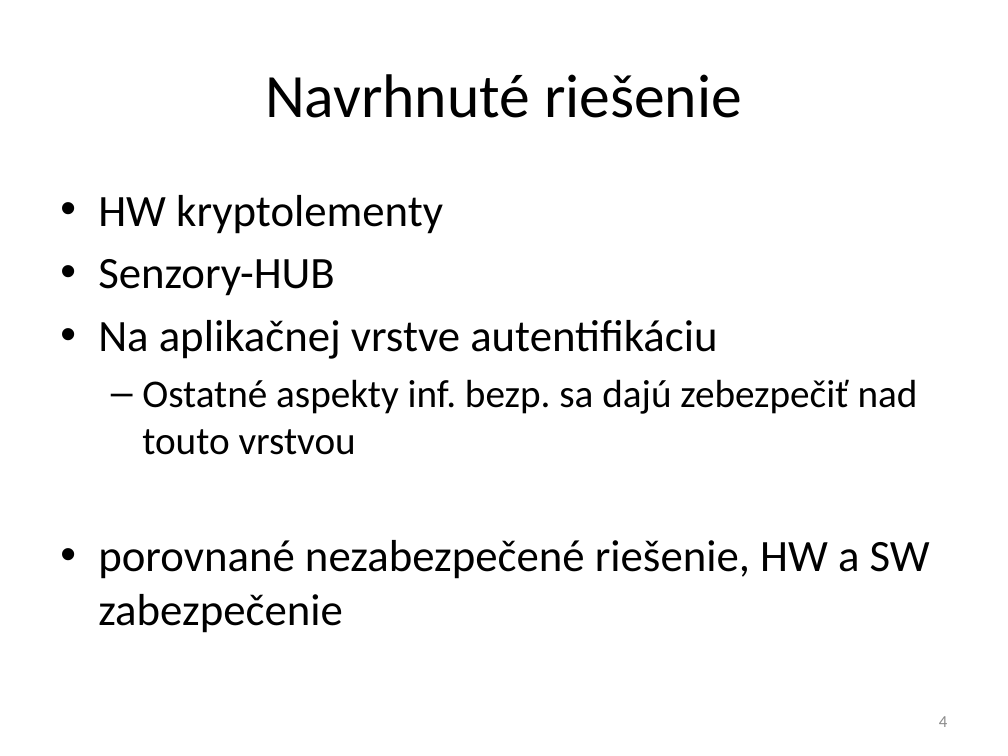
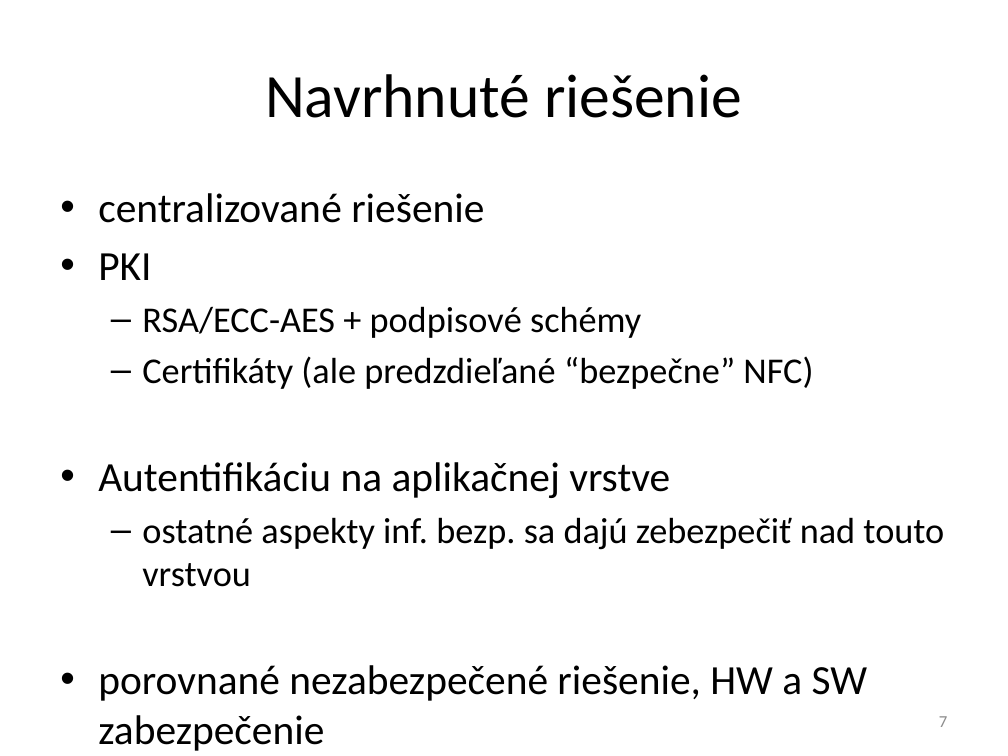
Before and after one commit to javacard-FOSS-applets/nrf6310-pca10007, a slide deck: slide 7 of Obhajoba/xdoubravsky_dp.pptx (slide 4 before the commit). Drawn at 1008x756 pixels with LibreOffice and Linux fonts; fonts in the diff are those of the drawing. Boxes give left, top, right and bottom in pixels: in the first picture for what was removed or moved away, otherwise in the second. Text is boxed around its words. In the diff, an @@ line names an element or a change of style, - is before the commit and + after.

```diff
--- a/Obhajoba/xdoubravsky_dp.pptx
+++ b/Obhajoba/xdoubravsky_dp.pptx
@@ text at [98, 193, 944, 587]: text changed; size 32 to 25.9 pt @@
-• HW kryptolementy
-• Senzory-HUB
-• Na aplikačnej vrstve autentifikáciu
-  – Ostatné aspekty inf. bezp. sa dajú zebezpečiť nad touto vrstvou
+• centralizované riešenie
+• PKI
+  – RSA/ECC-AES + podpisové schémy
+  – Certifikáty (ale predzdieľané “bezpečne” NFC)
+• Autentifikáciu na aplikačnej vrstve
+  – ostatné aspekty inf. bezp. sa dajú zebezpečiť nad touto vrstvou
@@ text at [98, 665, 868, 701]: size 32 to 29.6 pt in "porovnané nezabezpečené riešenie, HW a SW zabezpečenie" @@
@@ page number at [939, 716, 947, 727]: text changed @@
-4
+7
```
Also in this commit, not shown: 20 other slides changed, 10 slides added, 4 slides removed.
